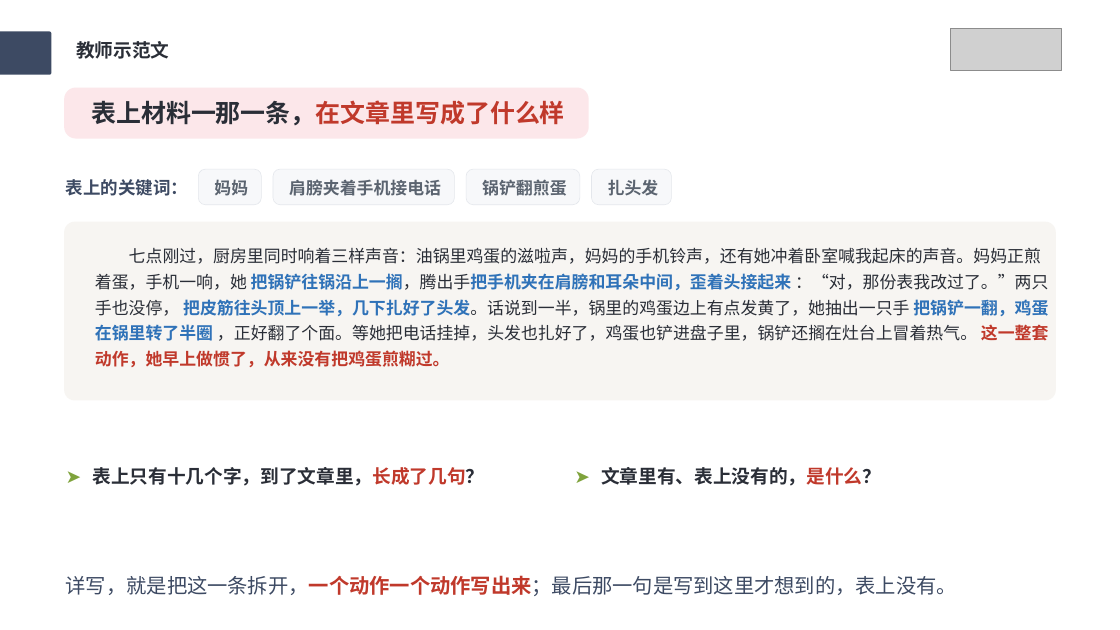
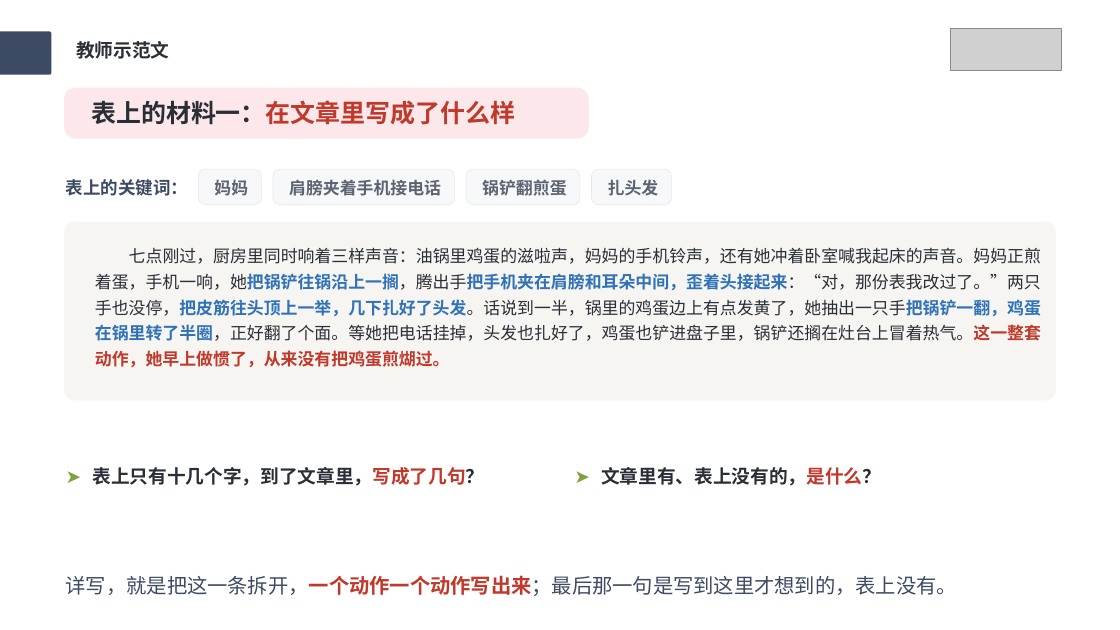
Before and after one commit to wuwenjia6498/laojohn-lesson-plan, a slide deck: slide 17 of 写作课件PPT输出/六上-第五单元-围绕中心意思写/六上-第五单元-围绕中心意思写-课件PPT.pptx. Drawn at 1120x630 pixels with LibreOffice and Linux fonts; fonts in the diff are those of the drawing; grey boxes stand for pictures. Boxes give left, top, right and bottom in pixels: in the first picture for what was removed or moved away, otherwise in the second. Text is boxed around its words. In the diff, an @@ line names an element or a change of style, - is before the commit and + after.

```diff
--- a/写作课件PPT输出/六上-第五单元-围绕中心意思写/六上-第五单元-围绕中心意思写-课件PPT.pptx
+++ b/写作课件PPT输出/六上-第五单元-围绕中心意思写/六上-第五单元-围绕中心意思写-课件PPT.pptx
@@ text at [91, 100, 515, 125]: text changed @@
-表上材料一那一条，在文章里写成了什么样
+表上的材料一：在文章里写成了什么样
@@ text at [95, 247, 1041, 367]: text changed @@
-七点刚过，厨房里同时响着三样声音：油锅里鸡蛋的滋啦声，妈妈的手机铃声，还有她冲着卧室喊我起床的声音。妈妈正煎着蛋，手机一响，她 把锅铲往锅沿上一搁，腾出手把手机夹在肩膀和耳朵中间，歪着头接起来 ：“对，那份表我改过了。”两只手也没停， 把皮筋往头顶上一举，几下扎好了头发。话说到一半，锅里的鸡蛋边上有点发黄了，她抽出一只手 把锅铲一翻，鸡蛋在锅里转了半圈 ，正好翻了个面。等她把电话挂掉，头发也扎好了，鸡蛋也铲进盘子里，锅铲还搁在灶台上冒着热气。 这一整套动作，她早上做惯了，从来没有把鸡蛋煎糊过。
+七点刚过，厨房里同时响着三样声音：油锅里鸡蛋的滋啦声，妈妈的手机铃声，还有她冲着卧室喊我起床的声音。妈妈正煎着蛋，手机一响，她把锅铲往锅沿上一搁，腾出手把手机夹在肩膀和耳朵中间，歪着头接起来：“对，那份表我改过了。”两只手也没停，把皮筋往头顶上一举，几下扎好了头发。话说到一半，锅里的鸡蛋边上有点发黄了，她抽出一只手把锅铲一翻，鸡蛋在锅里转了半圈，正好翻了个面。等她把电话挂掉，头发也扎好了，鸡蛋也铲进盘子里，锅铲还搁在灶台上冒着热气。这一整套动作，她早上做惯了，从来没有把鸡蛋煎煳过。
@@ text at [93, 467, 485, 486]: text changed @@
-表上只有十几个字，到了文章里，长成了几句？
+表上只有十几个字，到了文章里，写成了几句？
```
Also in this commit, not shown: 22 other slides changed, 1 slide added, 1 slide removed, 25 other files.
